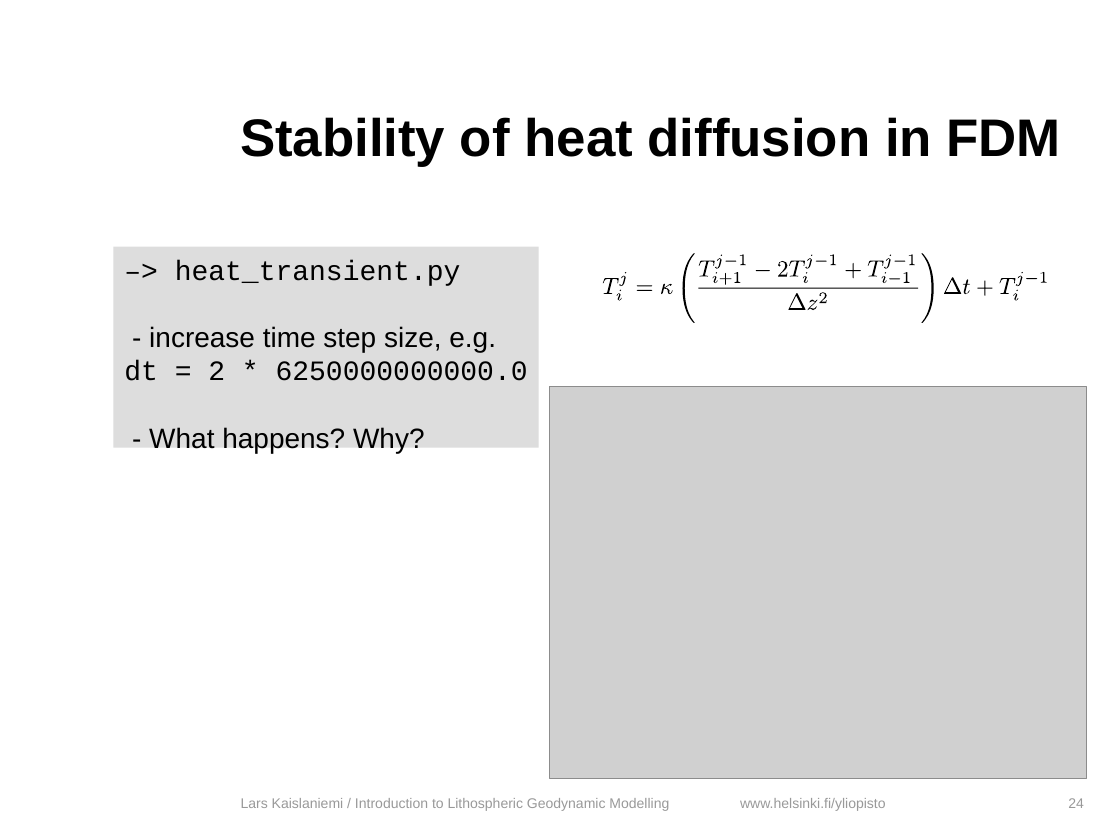
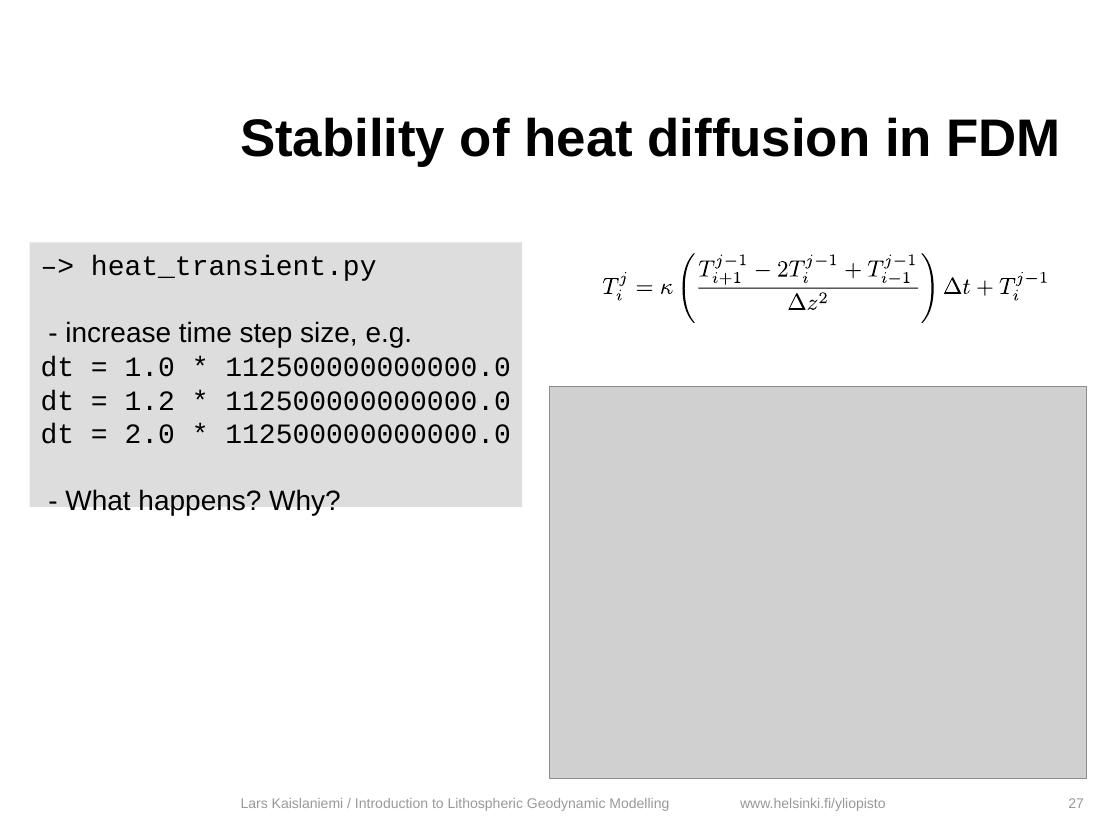
Before and after one commit to HUGG/NGWM2016-modelling-course, a slide deck: slide 27 of Lessons/05-Finite-differences/finite_differences.odp (slide 24 before the commit). Drawn at 1120x840 pixels with LibreOffice and Linux fonts; fonts in the diff are those of the drawing; grey boxes stand for pictures; background and template pictures are left out. Boxes give left, top, right and bottom in pixels: in the first picture for what was removed or moved away, otherwise in the second. Text is boxed around its words. In the diff, an @@ line names an element or a change of style, - is before the commit and + after.

```diff
--- a/Lessons/05-Finite-differences/finite_differences.odp
+++ b/Lessons/05-Finite-differences/finite_differences.odp
@@ rectangle "–> heat_transient.py": place and size @@
-rectangle "–> heat_transient.py" at [113, 246, 539, 447]
+rectangle "–> heat_transient.py" at [29, 242, 522, 506]
@@ text in rectangle at [41, 356, 511, 444]: text changed @@
-dt = 2 * 6250000000000.0
+dt = 1.0 * 112500000000000.0
+dt = 1.2 * 112500000000000.0
+dt = 2.0 * 112500000000000.0
@@ page number at [1068, 798, 1084, 808]: text changed @@
-24
+27
```
Also in this commit, not shown: 21 other slides changed, 11 slides added, 4 other files.
